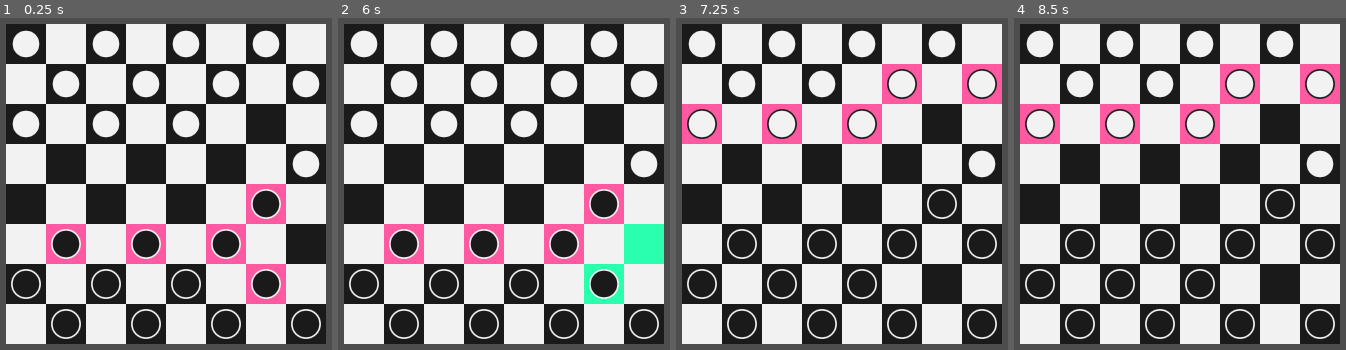
Above: before the commit, frames 1-4 (left to right).
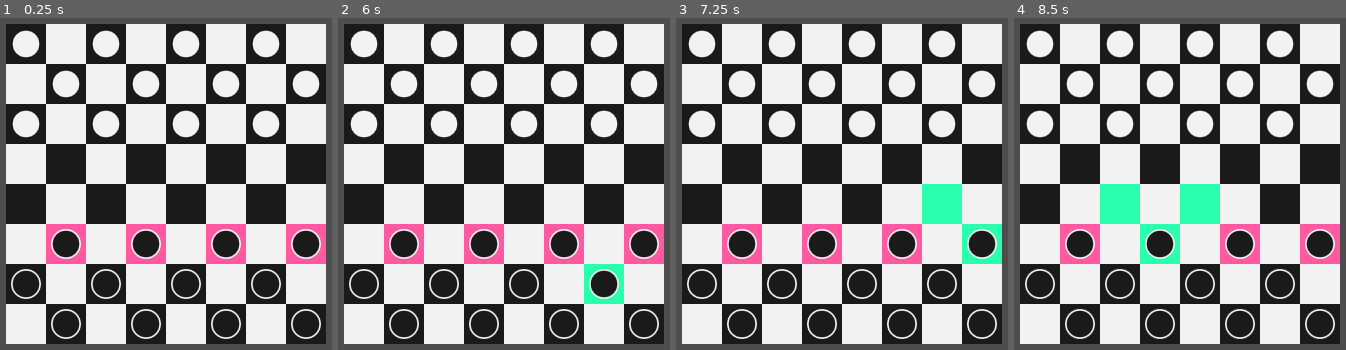
Above: after the commit, the same moments.

Repository: PacktPublishing/The-Essential-Guide-to-Creating-Multiplayer-Games-with-Godot-4.0
Game: Godot game, scene res://06.building-online-checkers/CheckerBoard.tscn
The game is run twice, just before and just after one commit, with the same random seed, the same clock (stepped at 60 frames per second) and the same inputs. The project has no main scene, so this scene is started directly.
Inputs (mouse positions are in pixels of both pictures, inside the frame that each line leads up to):
- Up to frame 1 (0.25 s): no input
- Up to frame 2 (6 s): tap Enter at 0.5, 2, 3.5 s; move the mouse to (404, 323) at 0.52 s; click (404, 323) at 0.67 s; tap Space at 1.25, 2.75, 4.25 s; move the mouse to (484, 323) at 1.27 s; click (484, 323) at 1.42 s; move the mouse to (563, 323) at 2.02 s; click (563, 323) at 2.17 s; move the mouse to (643, 323) at 2.77 s; click (643, 323) at 2.92 s; move the mouse to (364, 283) at 3.52 s; click (364, 283) at 3.67 s; move the mouse to (444, 283) at 4.27 s; click (444, 283) at 4.42 s; move the mouse to (523, 283) at 5.02 s; click (523, 283) at 5.17 s; move the mouse to (603, 283) at 5.77 s; click (603, 283) at 5.92 s
- Up to frame 3 (7.25 s): move the mouse to (981, 243) at 6.52 s; click (981, 243) at 6.67 s
- Up to frame 4 (8.5 s): move the mouse to (1080, 243) at 7.27 s; click (1080, 243) at 7.42 s; move the mouse to (1160, 243) at 8.02 s; click (1160, 243) at 8.17 s

The runs differ from the first frame. In frame 1, 3.9% of the frame differs, in the area x 74-99%, y 27-87%; in frame 2, 3.5%; in frame 3, 10%; in frame 4, 12%, in the area x 1-99%, y 13-85%.

Commit message:
Add auxiliary methods and fix king movement

Diff:
--- a/source/06.building-online-checkers/CheckerBoard.gd
+++ b/source/06.building-online-checkers/CheckerBoard.gd
@@ -109,22 +109,19 @@
 	for direction in directions:
 		var current_cell = local_to_map(piece.position)
 		var neighbor_cell = current_cell + direction
-		# Cell is out of the board's boundaries
-		if not neighbor_cell in meta_board:
+		if not is_on_board(neighbor_cell):
+			continue
+		if is_free_cell(neighbor_cell):
 			continue
 		var cell_content = meta_board[neighbor_cell]
-		# Cell is occupied
-		if not cell_content == null:
-			# The content of the cell is an opponent piece
-			if not cell_content.team == piece.team:
-				var capturing_cell = neighbor_cell + direction
-				# There's no cells to move to after capturing, so capturing isn't possible
-				if not capturing_cell in meta_board:
-					continue
-				# There's a neighbor free cell in the capturing direction
-				cell_content = meta_board[capturing_cell]
-				if cell_content == null:
-					capturing = true
+		if not is_opponent(neighbor_cell):
+			continue
+		var capturing_cell = neighbor_cell + direction
+		if not is_on_board(capturing_cell):
+			continue
+		cell_content = meta_board[capturing_cell]
+		if is_free_cell(capturing_cell):
+			capturing = true
 	return capturing
 
 
@@ -134,7 +131,7 @@
 	direction = Vector2i(direction.round())
 	var cell = target_cell - direction
 
-	if not cell in meta_board:
+	if not is_on_board(cell):
 		return
 
 	var cell_content = meta_board[cell]
@@ -164,7 +161,7 @@
 	else:
 		directions = DIRECTIONS_CELLS_WHITE
 	if piece.is_king:
-		directions = DIRECTIONS_CELLS_WHITE
+		directions = DIRECTIONS_CELLS_KING
 	return directions
 
 
@@ -176,16 +173,14 @@
 
 	for direction in directions:
 		var cell = current_cell + direction
-		if not cell in meta_board:
-			continue
-		var cell_content = meta_board[cell]
-		if not cell_content == null:
-			if not cell_content.team == piece.team:
+		if not is_on_board(cell):
+			continue
+		if not is_free_cell(cell):
+			if is_opponent(cell):
 				var capturing_cell = cell + direction
-				if not capturing_cell in meta_board:
+				if not is_on_board(capturing_cell):
 					continue
-				cell_content = meta_board[capturing_cell]
-				if cell_content == null:
+				if is_free_cell(capturing_cell):
 					available_cells.append(capturing_cell)
 					continue
 				else:
@@ -197,6 +192,24 @@
 	return available_cells
 
 
+func is_opponent(cell):
+	var is_opponent = false
+	if not is_free_cell(cell):
+		if not meta_board[cell].team == current_turn:
+			is_opponent = true
+	return is_opponent
+
+
+func is_free_cell(cell):
+	if not is_on_board(cell):
+		return false
+	return meta_board[cell] == null
+
+
+func is_on_board(cell):
+	return cell in meta_board
+
+
 func clear_free_cells():
 	for child in free_cells.get_children():
 		child.queue_free()
--- a/source/06.building-online-checkers/CheckerBoard.tscn
+++ b/source/06.building-online-checkers/CheckerBoard.tscn
@@ -62,7 +62,7 @@
 position = Vector2(352, 352)
 
 [node name="Piece12" parent="BlackTeam" instance=ExtResource("3_kv0m4")]
-position = Vector2(416, 288)
+position = Vector2(480, 352)
 
 [node name="WhiteTeam" type="Node2D" parent="."]
 metadata/_edit_lock_ = true
@@ -101,4 +101,4 @@
 position = Vector2(288, 160)
 
 [node name="Piece12" parent="WhiteTeam" instance=ExtResource("4_k1uve")]
-position = Vector2(480, 224)
+position = Vector2(416, 160)
